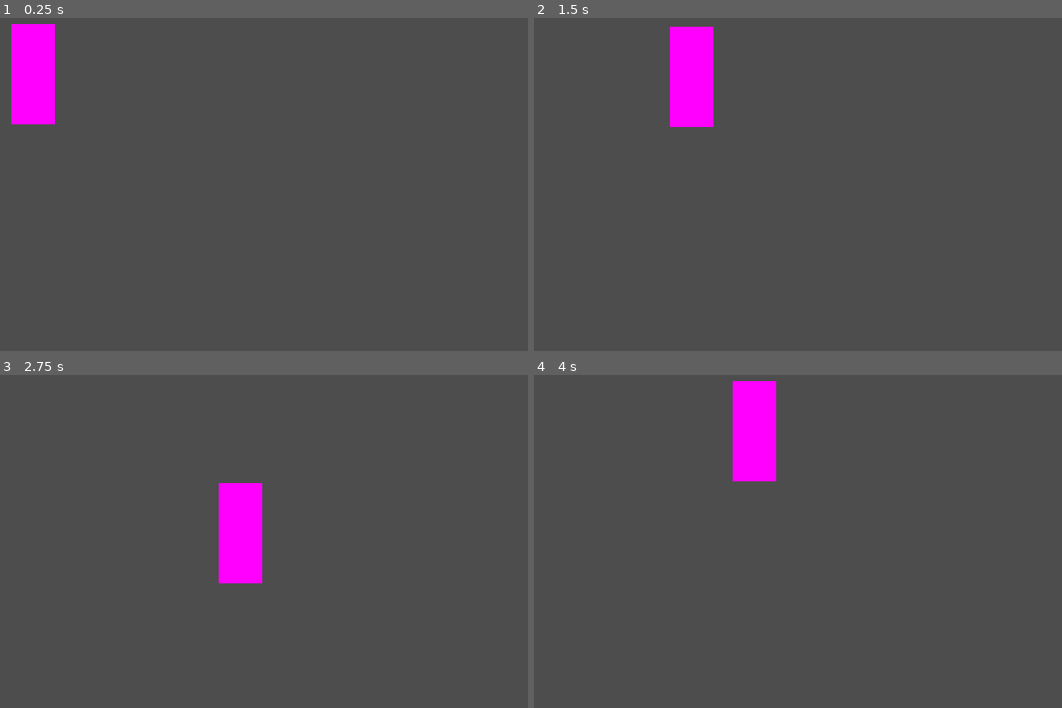
Above: before the commit, frames 1-4 (two rows, left to right).
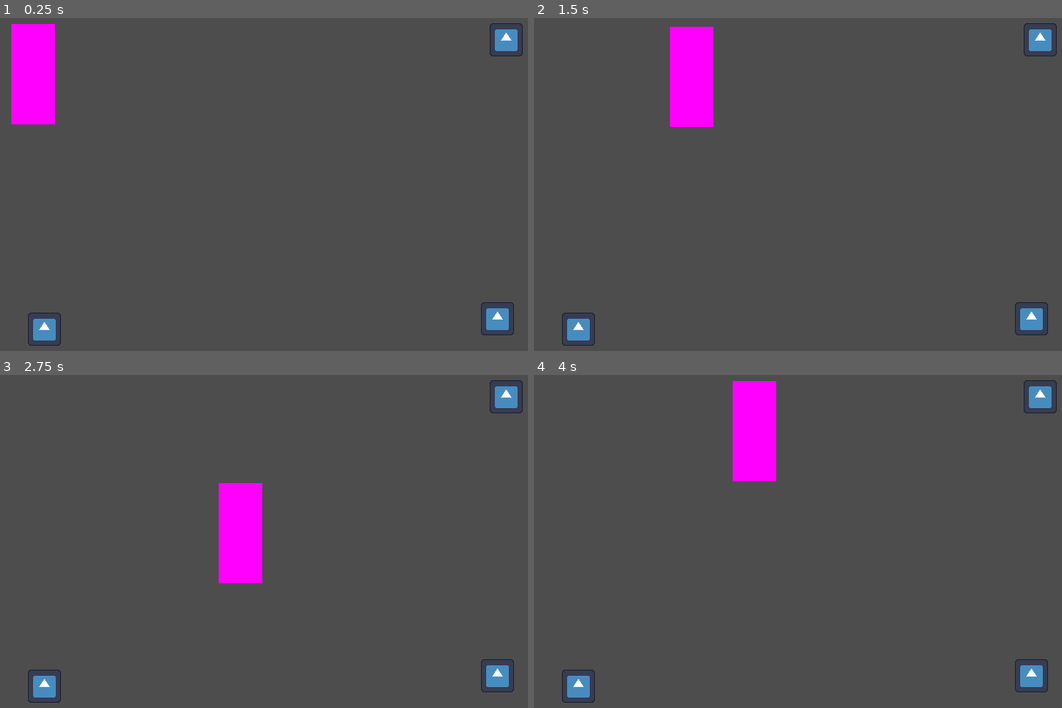
Above: after the commit, the same moments.

Repository: diedona/godot-ex1-2024
Game: Godot game, scene res://levels/FirstLevel.tscn
Same seed, same stepped clock (60 frames per second), same inputs: the game is played once before the commit and once after it. The engine's default icon, where the game draws it, is replaced by a stand-in: a white triangle on a blue panel in a dark square.
Inputs:
- Up to frame 1 (0.25 s): no input
- Up to frame 2 (1.5 s): tap Enter at 0.5 s; hold Right (ui_right) 0.53-1.28 s; hold Down (ui_down) from 1.28 s (still down)
- Up to frame 3 (2.75 s): release Down (ui_down) at 2.03 s; hold Right (ui_right) from 2.03 s (still down)
- Up to frame 4 (4 s): release Right (ui_right) at 2.78 s; hold Up (ui_up) 2.78-3.53 s; hold Left (ui_left) from 3.53 s (still down)

The runs differ from the first frame. In frame 1, 1.0% of the frame differs, in the area x 5-100%, y 1-99%; in frame 2, 1.0%; in frame 3, 1.0%; in frame 4, 1.0%.

Commit message:
add collectable

Diff:
--- a/characters/Player/Player.tscn
+++ b/characters/Player/Player.tscn
@@ -1,7 +1,7 @@
 [gd_scene load_steps=5 format=3 uid="uid://iogmcu45ccwu"]
 
 [ext_resource type="Script" path="res://characters/Player/player.gd" id="1_goo2o"]
-[ext_resource type="PackedScene" uid="uid://bt0yogldixvth" path="res://scripts/components/PlayerMovement.tscn" id="1_pt5ju"]
+[ext_resource type="PackedScene" uid="uid://bt0yogldixvth" path="res://scripts/components/PlayerMovement/PlayerMovement.tscn" id="1_pt5ju"]
 
 [sub_resource type="PlaceholderTexture2D" id="PlaceholderTexture2D_7vhpj"]
 
--- /dev/null
+++ b/collectables/coin/coin.tscn
@@ -0,0 +1,23 @@
+[gd_scene load_steps=4 format=3 uid="uid://c11f5ysjiawvg"]
+
+[ext_resource type="PackedScene" uid="uid://bim1gsdjer4yu" path="res://scripts/components/Collectable/Collectable.tscn" id="1_g2f8b"]
+[ext_resource type="Texture2D" uid="uid://cliiql2jtnp5i" path="res://icon.svg" id="1_o2swb"]
+
+[sub_resource type="RectangleShape2D" id="RectangleShape2D_lqo3g"]
+size = Vector2(38, 38)
+
+[node name="Coin" type="Node2D"]
+
+[node name="Collectable" parent="." node_paths=PackedStringArray("parent") instance=ExtResource("1_g2f8b")]
+parent = NodePath("..")
+
+[node name="Area2D" type="Area2D" parent="."]
+
+[node name="Sprite2D" type="Sprite2D" parent="Area2D"]
+scale = Vector2(0.3, 0.3)
+texture = ExtResource("1_o2swb")
+
+[node name="CollisionShape2D" type="CollisionShape2D" parent="Area2D"]
+shape = SubResource("RectangleShape2D_lqo3g")
+
+[connection signal="body_entered" from="Area2D" to="Collectable" method="_on_area_2d_body_entered"]
--- a/levels/FirstLevel.tscn
+++ b/levels/FirstLevel.tscn
@@ -1,8 +1,18 @@
-[gd_scene load_steps=2 format=3 uid="uid://b4c2rcxooicv5"]
+[gd_scene load_steps=3 format=3 uid="uid://b4c2rcxooicv5"]
 
 [ext_resource type="PackedScene" uid="uid://iogmcu45ccwu" path="res://characters/Player/Player.tscn" id="1_ou1sj"]
+[ext_resource type="PackedScene" uid="uid://c11f5ysjiawvg" path="res://collectables/coin/coin.tscn" id="2_br764"]
 
 [node name="StartScene" type="Node2D"]
 
-[node name="Player" parent="." instance=ExtResource("1_ou1sj")]
+[node name="Player" parent="." groups=["Player"] instance=ExtResource("1_ou1sj")]
 position = Vector2(90, 94)
+
+[node name="Coin" parent="." instance=ExtResource("2_br764")]
+position = Vector2(633, 54)
+
+[node name="Coin2" parent="." instance=ExtResource("2_br764")]
+position = Vector2(103, 386)
+
+[node name="Coin3" parent="." instance=ExtResource("2_br764")]
+position = Vector2(623, 374)
--- a/project.godot
+++ b/project.godot
@@ -20,6 +20,10 @@
 window/size/viewport_width=720
 window/size/viewport_height=450
 window/size/resizable=false
+
+[global_group]
+
+Player=""
 
 [input]
 
--- /dev/null
+++ b/scripts/components/Collectable/Collectable.gd
@@ -0,0 +1,12 @@
+extends Node
+
+@export var parent: Node2D;
+
+# Called when the node enters the scene tree for the first time.
+func _ready() -> void:
+	assert(parent != null, "parent is not set");
+
+	print_debug("collectable ready");
+
+func _on_area_2d_body_entered(body: Node2D) -> void:
+	parent.queue_free();
--- /dev/null
+++ b/scripts/components/Collectable/Collectable.tscn
@@ -0,0 +1,6 @@
+[gd_scene load_steps=2 format=3 uid="uid://bim1gsdjer4yu"]
+
+[ext_resource type="Script" path="res://scripts/components/Collectable/Collectable.gd" id="1_yp0fn"]
+
+[node name="Collectable" type="Node"]
+script = ExtResource("1_yp0fn")
--- a/scripts/components/PlayerMovement.tscn
+++ b/scripts/components/PlayerMovement/PlayerMovement.tscn
@@ -1,6 +1,6 @@
 [gd_scene load_steps=2 format=3 uid="uid://bt0yogldixvth"]
 
-[ext_resource type="Script" path="res://scripts/components/PlayerMovement.gd" id="1_8op5e"]
+[ext_resource type="Script" path="res://scripts/components/PlayerMovement/PlayerMovement.gd" id="1_8op5e"]
 
 [node name="PlayerMovement" type="Node2D"]
 script = ExtResource("1_8op5e")
Renamed: scripts/components/PlayerMovement.gd -> scripts/components/PlayerMovement/PlayerMovement.gd
